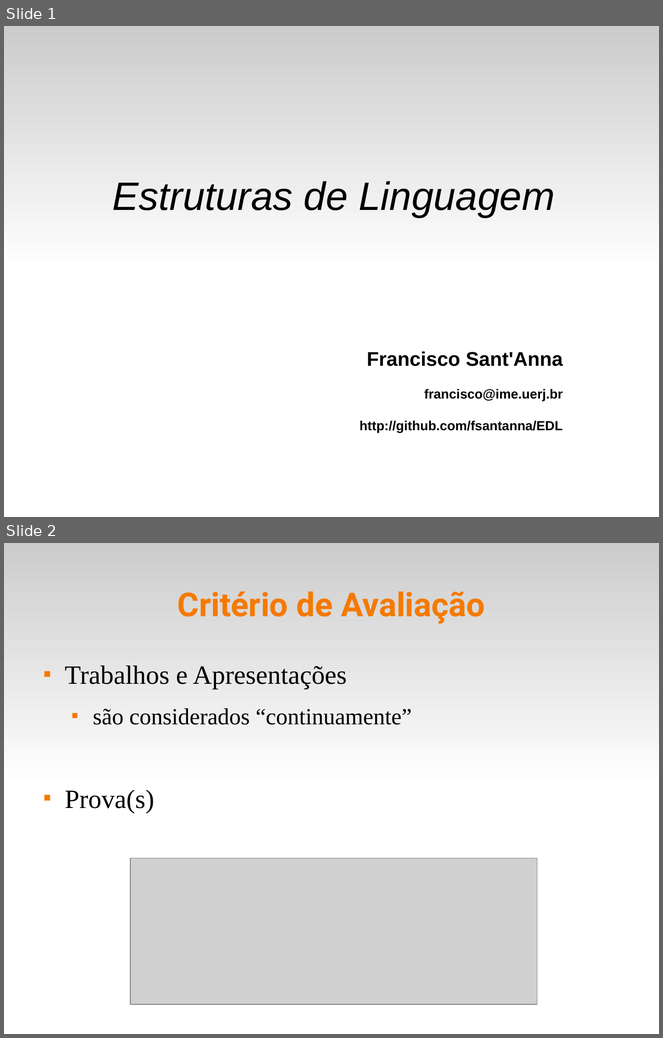
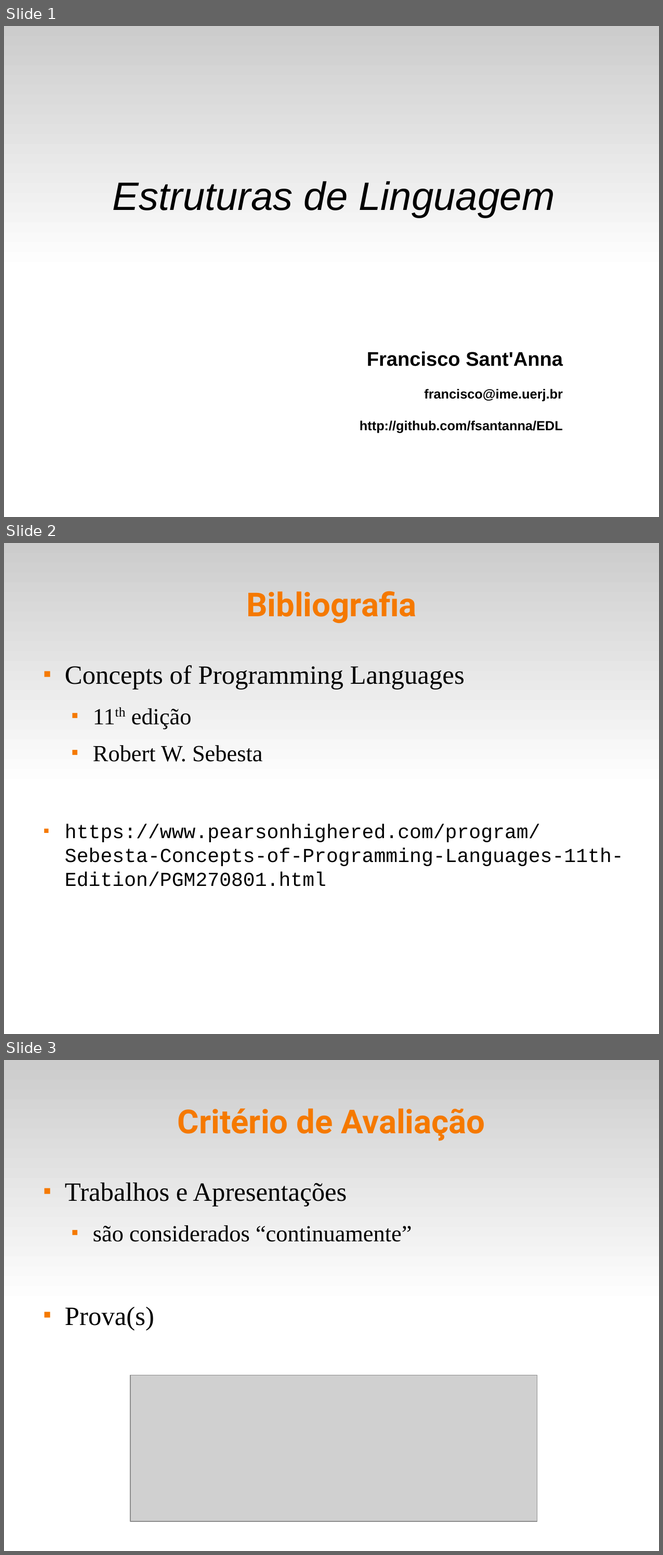
Before and after one commit to fsantanna-uerj/EDL, a slide deck: slides/edl-00.odp. Shown one above the other, each under a label of ours: slides 1 and 2 before the commit, slides 1, 2 and 3 after it. The pictures are 663x1038 and 663x1555 pixels, drawn with LibreOffice and Linux fonts; fonts in the diff are those of the drawing; grey boxes stand for pictures. Boxes give left, top, right and bottom in pixels: in the first picture for what was removed or moved away, otherwise in the second. Text is boxed around its words. In the diff, an @@ line names an element or a change of style, - is before the commit and + after.

```diff
--- a/slides/edl-00.odp
+++ b/slides/edl-00.odp
@@ slide 2 added at [4,543,659,1034], background #FFFFFF; not listed: 1 template element that a slide beside it also shows @@
@@ title added at [246,591,416,623], 40 pt, text #F57900, bold @@
+Bibliografia
@@ text added at [65,665,624,887], 24 pt, text #000000 @@
+■ Concepts of Programming Languages
+  ■ 11th edição
+  ■ Robert W. Sebesta
+■ https://www.pearsonhighered.com/program/Sebesta-Concepts-of-Programming-Languages-11th-Edition/PGM270801.html
@@ what was slide 2 is now slide 3 @@
```
Also in this commit, not shown: 1 slide changed, 1 other slide added, 17 other files.
